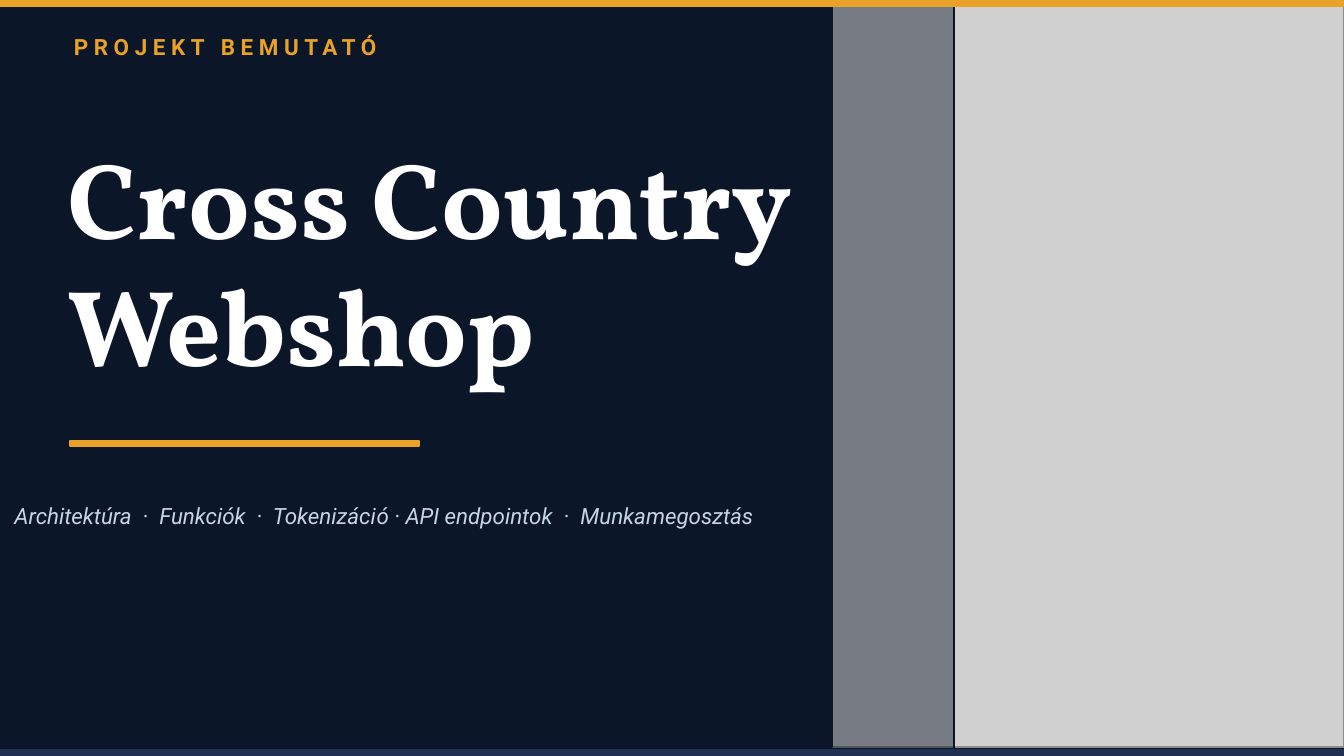
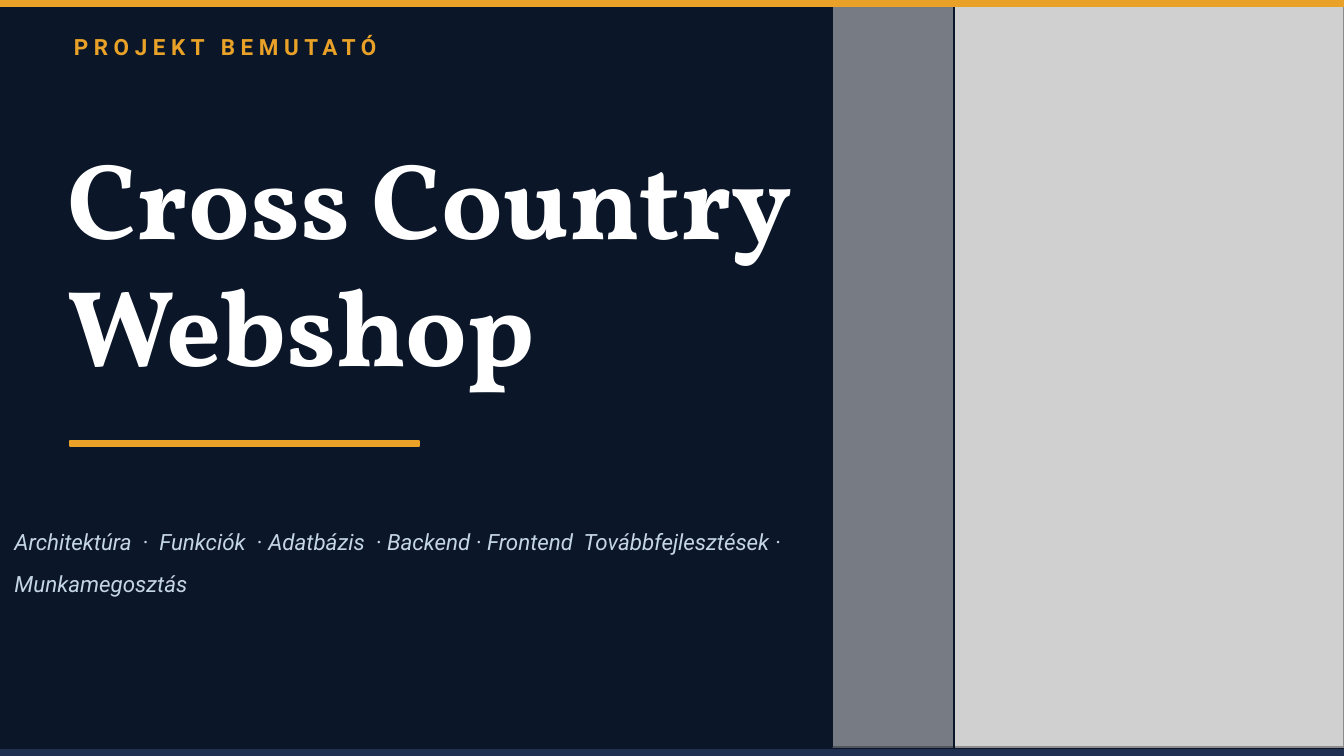
Before and after one commit to hihi-dotcom/CrossCountryBuilds_Webshop, a slide deck: slide 1 of doc/CrossCountryWebshop_Premium (1).pptx. Drawn at 1344x756 pixels with LibreOffice and Linux fonts; fonts in the diff are those of the drawing; grey boxes stand for pictures. Boxes give left, top, right and bottom in pixels: in the first picture for what was removed or moved away, otherwise in the second. Text is boxed around its words. In the diff, an @@ line names an element or a change of style, - is before the commit and + after.

Commit message:
még több munka a ppt-n szerintem már jól néz ki

```diff
--- a/doc/CrossCountryWebshop_Premium (1).pptx
+++ b/doc/CrossCountryWebshop_Premium (1).pptx
@@ text at (14, 533, 770, 597): text changed @@
-Architektúra · Funkciók · Tokenizáció · API endpointok · Munkamegosztás
+Architektúra · Funkciók · Adatbázis · Backend · Frontend Továbbfejlesztések · Munkamegosztás
```
Also in this commit, not shown: 1 other slide changed, 2 slides added.
